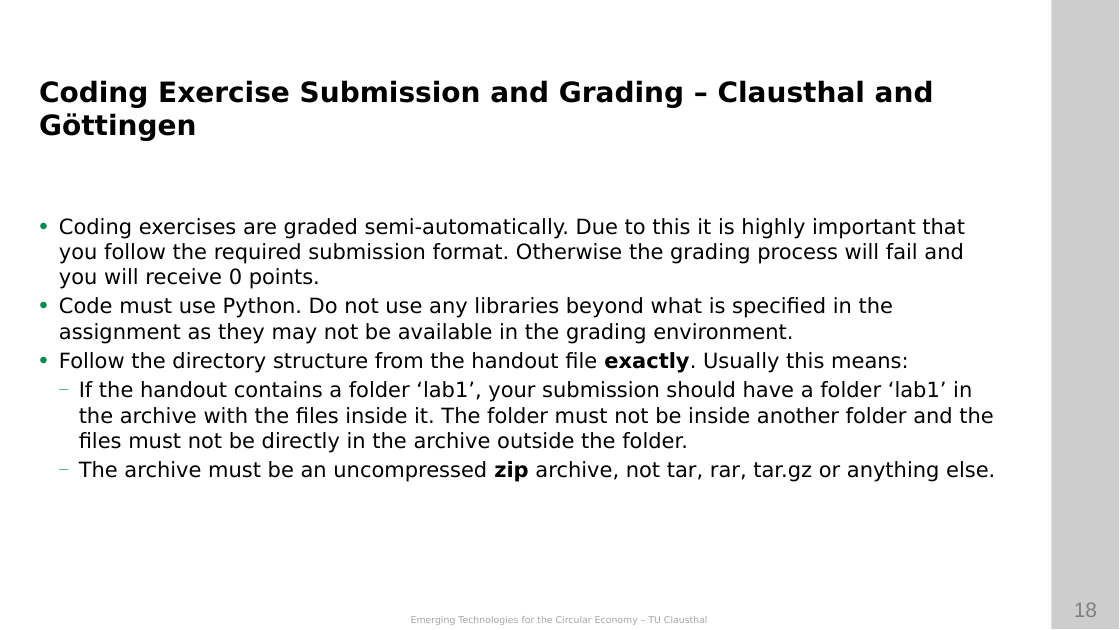
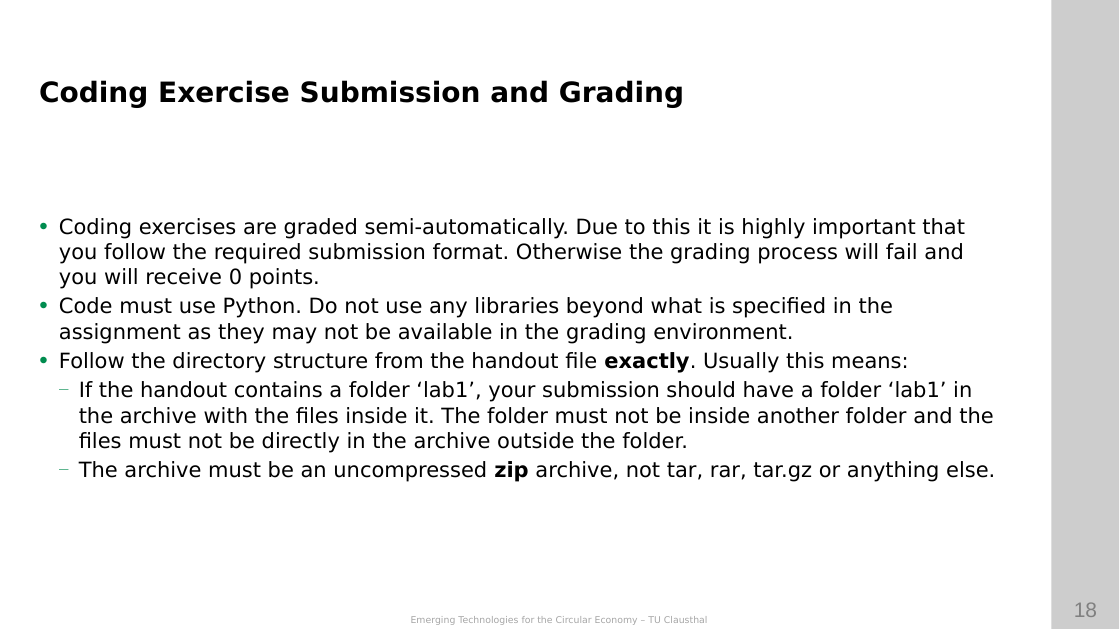
Before and after one commit to ETCE-LAB/teaching-material, a slide deck: slide 18 of Emerging-Technologies-for-the-Circular-Economy/ETCE-L00-Organization.pptx. Drawn at 1120x630 pixels with LibreOffice and Linux fonts; fonts in the diff are those of the drawing; background and template pictures are left out. Boxes give left, top, right and bottom in pixels: in the first picture for what was removed or moved away, otherwise in the second. Text is boxed around its words. In the diff, an @@ line names an element or a change of style, - is before the commit and + after.

```diff
--- a/Emerging-Technologies-for-the-Circular-Economy/ETCE-L00-Organization.pptx
+++ b/Emerging-Technologies-for-the-Circular-Economy/ETCE-L00-Organization.pptx
@@ text at (39,80,684,108): text changed @@
-Coding Exercise Submission and Grading – Clausthal and Göttingen
+Coding Exercise Submission and Grading
```
Also in this commit, not shown: 10 other slides changed, 2 slides added, 8 slides removed, 1 other file.
